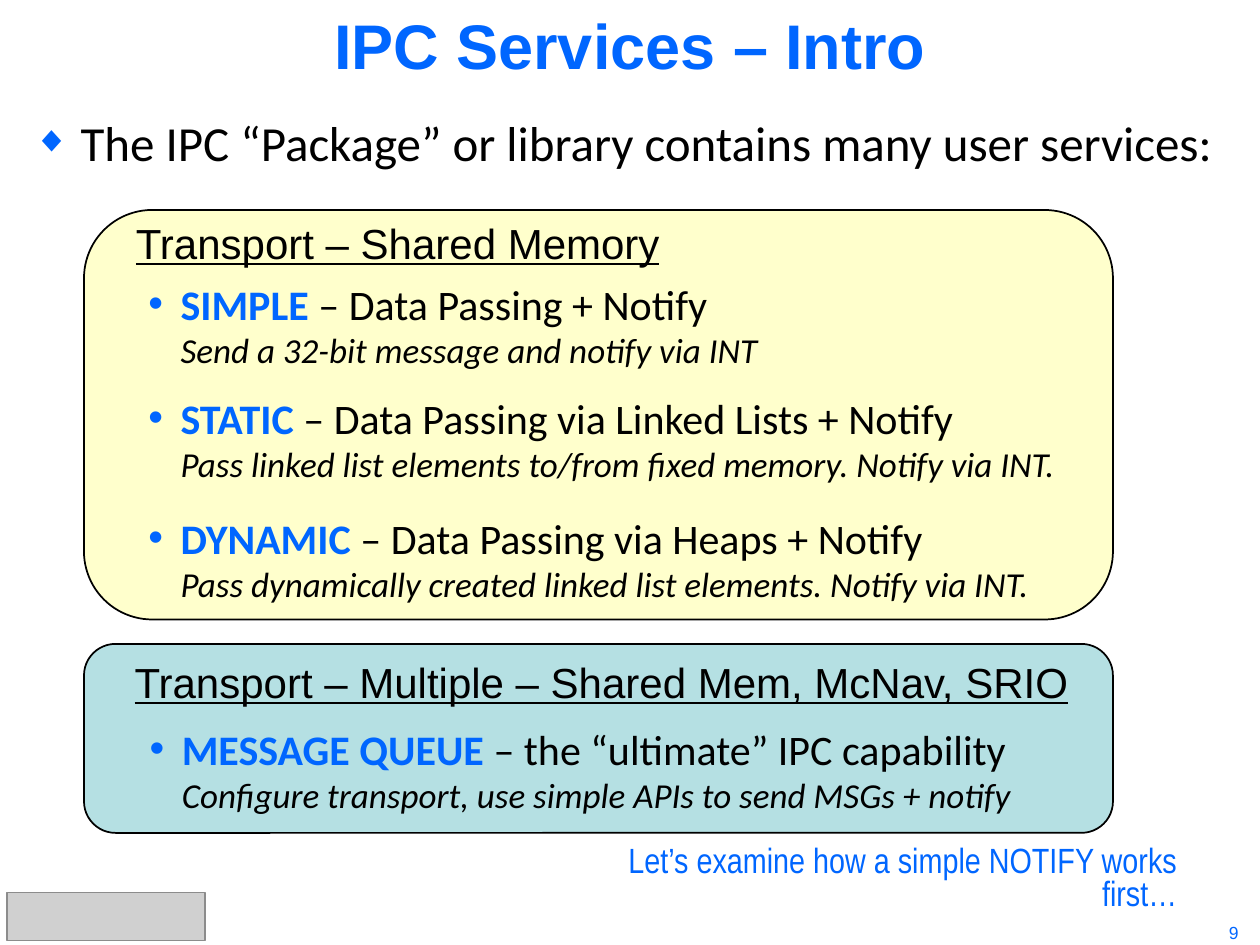
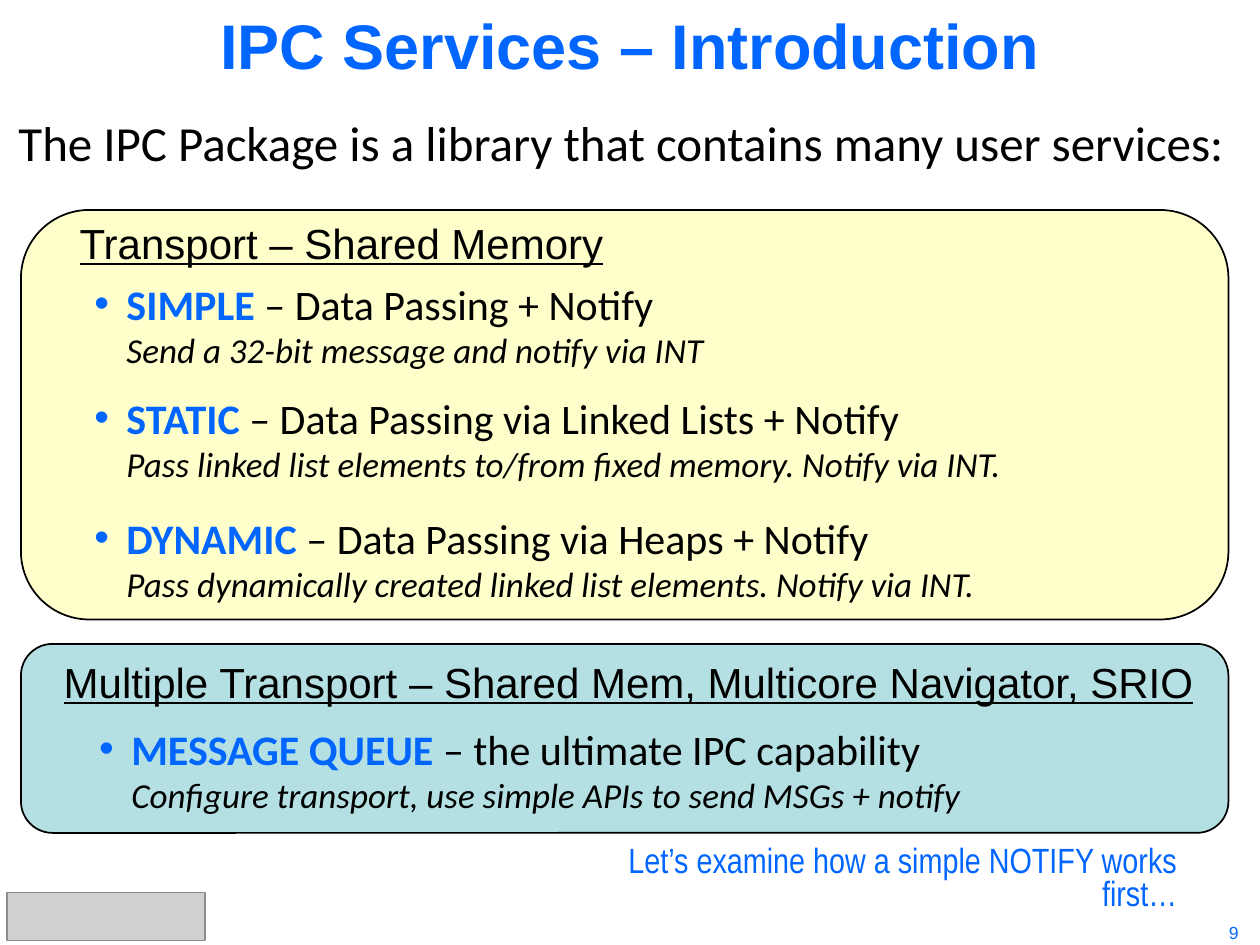
Before and after one commit to hari1989/keystone-workshop, a slide deck: slide 9 of preliminary/KeyStone Intro to IPC.pptx. Drawn at 1260x945 pixels with LibreOffice and Linux fonts; fonts in the diff are those of the drawing; grey boxes stand for pictures. Boxes give left, top, right and bottom in pixels: in the first picture for what was removed or moved away, otherwise in the second. Text is boxed around its words. In the diff, an @@ line names an element or a change of style, - is before the commit and + after.

```diff
--- a/preliminary/KeyStone Intro to IPC.pptx
+++ b/preliminary/KeyStone Intro to IPC.pptx
@@ title at [220, 23, 1039, 70]: text changed @@
-IPC Services – Intro
+IPC Services – Introduction
@@ text at [18, 127, 1224, 170]: text changed @@
-◆ The IPC “Package” or library contains many user services:
+The IPC Package is a library that contains many user services:
@@ rounded rectangle: place and size @@
-rounded rectangle at [84, 210, 1114, 620]
+rounded rectangle at [21, 210, 1228, 620]
@@ text "Transport – Shared Memory": place and size @@
-text "Transport – Shared Memory" at [136, 228, 660, 267]
+text "Transport – Shared Memory" at [80, 228, 603, 267]
@@ text "SIMPLE – Data Passing + ...": place and size @@
-text "SIMPLE – Data Passing + ..." at [181, 291, 757, 369]
+text "SIMPLE – Data Passing + ..." at [126, 291, 703, 369]
@@ text "STATIC – Data Passing via ...": place and size @@
-text "STATIC – Data Passing via ..." at [181, 404, 1054, 483]
+text "STATIC – Data Passing via ..." at [126, 404, 1000, 483]
@@ text "DYNAMIC – Data Passing via ...": place and size @@
-text "DYNAMIC – Data Passing via ..." at [181, 525, 1028, 603]
+text "DYNAMIC – Data Passing via ..." at [126, 525, 974, 603]
@@ rounded rectangle: place and size @@
-rounded rectangle at [84, 644, 1114, 833]
+rounded rectangle at [21, 644, 1228, 833]
@@ text at [64, 667, 1193, 706]: text changed @@
-Transport – Multiple – Shared Mem, McNav, SRIO
+Multiple Transport – Shared Mem, Multicore Navigator, SRIO
@@ text at [131, 736, 960, 814]: text changed @@
-• MESSAGE QUEUE – the “ultimate” IPC capability
-  Configure transport, use simple APIs to send MSGs + notify
+• MESSAGE QUEUE – the ultimate IPC capability
+  Configure transport, use simple APIs to send MSGs + notify
```
Also in this commit, not shown: 17 other slides changed.
